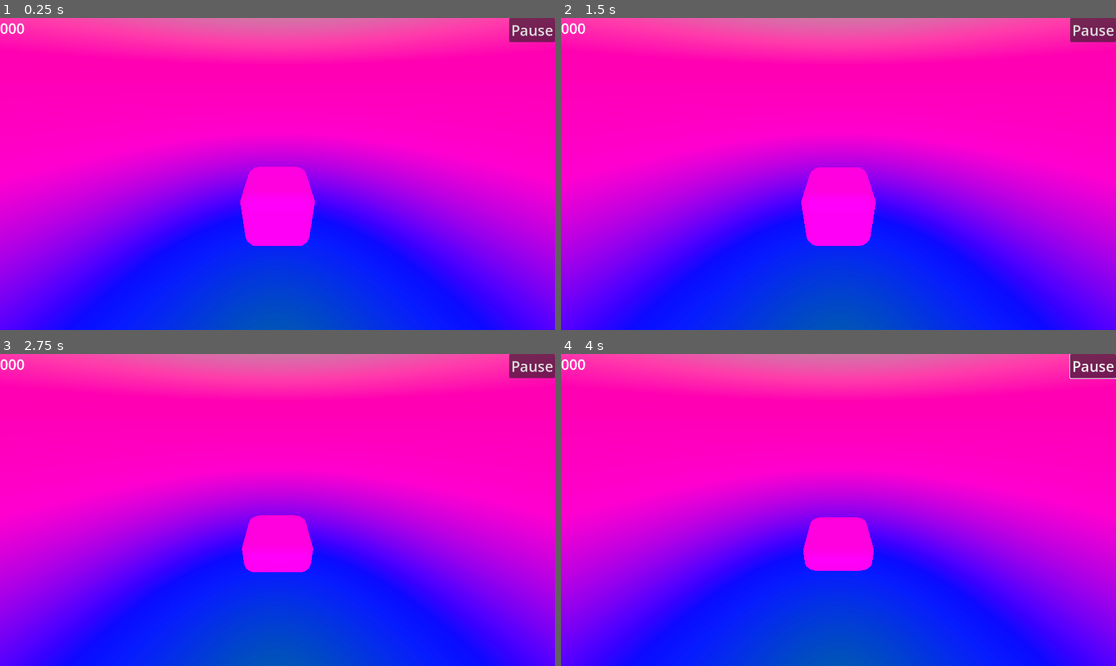
Above: before the commit, frames 1-4 (two rows, left to right).
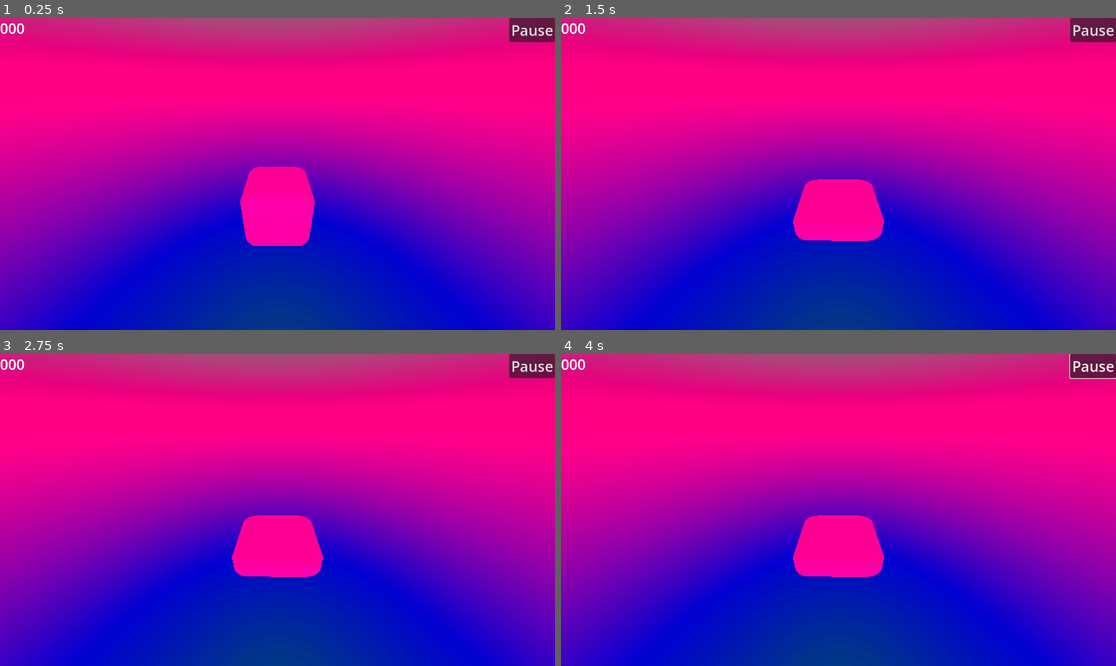
Above: after the commit, the same moments.

Repository: RajaUzaam/path
Game: Godot game, scene res://main.tscn
The game is run twice, just before and just after one commit, with the same random seed, the same clock (stepped at 60 frames per second) and the same inputs.
Inputs (mouse positions are in pixels of both pictures, inside the frame that each line leads up to):
- Up to frame 1 (0.25 s): no input
- Up to frame 2 (1.5 s): tap Enter (ui_accept) at 0.5 s; move the mouse to (960, 158) at 0.52 s; hold D (right) 0.53-1.28 s; hold S (roll) 0.53-1.28 s; click (960, 158) at 0.67 s; tap Space (jump) at 0.77 s; move the mouse to (727, 189) at 1.27 s; hold A (left) from 1.28 s (still down); tap S (roll) at 1.35 s
- Up to frame 3 (2.75 s): tap Space (jump) at 1.52 s; tap Enter (ui_accept) at 2 s; move the mouse to (333, 441) at 2.02 s; release A (left) at 2.03 s; hold D (right) from 2.03 s (still down); hold S (roll) from 2.03 s (still down)
- Up to frame 4 (4 s): release D (right) at 2.75 s; release S (roll) at 2.75 s; click (1093, 366) at 2.75 s, where only the run before the commit has a clickable "Pause"; move the mouse to (810, 572) at 3.52 s; hold D (right) from 3.53 s (still down); tap S (roll) at 3.6 s; click (810, 572) at 3.67 s

The runs differ from the first frame. In frame 1, 99% of the frame differs, in the area x 0-100%, y 0-100%; in frame 2, 99%; in frame 3, 99%; in frame 4, 99%.

Commit message:
Added Simple Data Save/Load System

Diff:
--- a/GV.gd
+++ b/GV.gd
@@ -1,4 +1,3 @@
 extends Node
 
-var game_speed = 0.05
-var score = 0
+var game_speed: float = 0.05
--- a/color_changer.gd
+++ b/color_changer.gd
@@ -12,8 +12,9 @@
 
 var hsv_color: Color
 
-const COLOR_MAX: float = 0.85
-const SATURATION_SCALE: float = 0.975  # reduce saturation (0.0–1.0)
+const COLOR_MAX: float = 0.875
+const SATURATION_SCALE: float = 1
+const VALUE_SCALE: float = 0.6875
 
 func _init(_color: Color = Color(0,0,0), _channel: String = "r", _dir: int = 1, _step: float = 0.01):
 	color = _color
@@ -22,11 +23,6 @@
 	step = _step
 
 func cycle(amount: float = step):
-	#var h: float = color.h
-	#var s: float = clamp(color.s * SATURATION_SCALE, 0.0, COLOR_MAX)
-	#var v: float = 0.5
-	#color = Color.from_hsv(color.h, clamp(color.s/SATURATION_SCALE, 0, 1), color.v, color.a)
-	#print("Current Color: ", color, "\tCurrent HSV: ", hsv_color)
 	match channel:
 		"r":
 			color.r = clamp(color.r + amount * direction, 0.0, COLOR_MAX)
@@ -49,15 +45,11 @@
 			elif color.b <= 0.0 and direction == -1:
 				_switch_channel("g", 1)
 
-	# 🔹 reduce saturation every cycle
-	#var h: float = color.h
-	#var s: float = clamp(color.s * SATURATION_SCALE, 0.0, 1)
-	#var v: float = 0.5
-	hsv_color = Color.from_hsv(color.h, color.s * SATURATION_SCALE, color.v, color.a)
+	hsv_color = Color.from_hsv(color.h, color.s * SATURATION_SCALE, color.v * VALUE_SCALE, color.a)
 
 func _switch_channel(new_channel: String, new_direction: int):
 	channel = new_channel
 	direction = new_direction
 
 func get_color() -> Color:
-	return color
+	return hsv_color
--- /dev/null
+++ b/data_handler.gd
@@ -0,0 +1,52 @@
+extends Node
+class_name DataHandler
+
+const save_path: String = 'user://data.cfg'
+
+# Primary Save/Load [NEEDED]
+func Save() -> void:
+	pass
+
+func Load() -> void:
+	var config: ConfigFile = ConfigFile.new()
+
+	var err = config.load(save_path)
+	if err != OK:
+		return
+
+	PD.high_score = config.get_value("Stats", "Highscore", 0)
+	PD.high_stopwatch_time = config.get_value("Stats", "HighStopwatchTime", 0.0)
+
+# Save Functions for User Configuration, Statistics and Setting [NEEDED]
+func ConfigSave() -> void:
+	pass
+
+func SettingsSave() -> void:
+	pass
+
+func StatsSave() -> void:
+	var config: ConfigFile = ConfigFile.new()
+
+	var err = config.load(save_path)
+	if err != OK:
+		config = ConfigFile.new()
+
+	config.set_value("Stats", "Highscore", max(PD.score, PD.high_score))
+	config.set_value("Stats", "HighStopwatchTime", max(PD.stopwatch_time, PD.high_stopwatch_time))
+
+	err = config.save(save_path)
+	if err != OK:
+		return
+	else:
+		print("Save Successful!")
+
+
+# Load Functions for User Configuration, Settings and, Stats [MIGHT NOT BE NEEDED]
+func ConfigLoad() -> void:
+	pass
+
+func SettingsLoad() -> void:
+	pass
+
+func StatsLoad() -> void:
+	pass
--- a/obstacle_control.gd
+++ b/obstacle_control.gd
@@ -6,3 +6,4 @@
 
 func onDeath() -> void:
 	print('You Died!')
+	DataHandler.new().StatsSave()
--- a/obstacle_gen.gd
+++ b/obstacle_gen.gd
@@ -1,27 +1,28 @@
 extends Node3D
 
-var obstacle_list = [
+var obstacle_list: Array[String] = [
 	"res://both_obstacle.tscn",
 	"res://jump_obstacle.tscn",
 	"res://normal_obstacle.tscn",
 	"res://roll_obstacle.tscn"
 	]
-var obstacle
+var obstacle: Area3D
 
 
-func _ready():
-	var randNum = randi_range(0, 4)-1
-	var obstacle_path = str(obstacle_list[randNum])
+func _ready() -> void:
+	var randNum: int = randi_range(0, 4)-1
+	var obstacle_path: String = str(obstacle_list[randNum])
 	obstacle = load(obstacle_path).instantiate()
 	add_child(obstacle)
 	obstacle.body_entered.connect(_on_obstacle_body_entered)
 
-func setColor(color: Color):
-	var newColor = ColorControl.new().get_triadic_colors(color)[2]
+func setColor(color: Color) -> void:
+	var newColor: Color = ColorControl.new().get_triadic_colors(color)[2]
 	for i in obstacle.get_children():
 		if i.has_meta('Mesh'):
 			ColorControl.new().setColor(newColor, i)
 
-func _on_obstacle_body_entered(body):
+func _on_obstacle_body_entered(body) -> void:
 	if body.name == 'Player':
 		ObstacleControl.new().onCollision()
+		get_tree().paused = true # TO BE CHANGED
--- /dev/null
+++ b/pd.gd
@@ -0,0 +1,16 @@
+extends Node
+
+# Persistent Data on Load
+func _ready():
+	DataHandler.new().Load()
+
+# Highest Stats
+var high_score: int = 0
+var high_stopwatch_time: float = 0
+
+# Current Stats
+var score: int = 0
+var stopwatch_time: float = 0
+
+# Player Configuration & Settings
+var player_name: String = ""
--- a/player.gd
+++ b/player.gd
@@ -87,4 +87,5 @@
 
 func checkBoundary() -> void:
 	if position.y <= -2.5:
-		print("You Died!")
+		ObstacleControl.new().onCollision()
+		get_tree().paused = true # LATER TO BE CHANGED
--- a/player.tscn
+++ b/player.tscn
@@ -164,7 +164,7 @@
 tracks/3/loop_wrap = true
 tracks/3/keys = {
 "handle_modes": PackedInt32Array(0, 0, 0),
-"points": PackedFloat32Array(0.5, -0.25, 0, 0.25, 0, 0.5, -0.25, 0, 0.25, 0, 0.5, -0.25, 0, 0.25, 0),
+"points": PackedFloat32Array(0.5, -0.25, 0, 0.25, 0, 0.438, -0.25, 0, 0.25, 0, 0.5, -0.25, 0, 0.25, 0),
 "times": PackedFloat32Array(0, 0.5, 1)
 }
 tracks/4/type = "bezier"
@@ -186,7 +186,7 @@
 tracks/5/loop_wrap = true
 tracks/5/keys = {
 "handle_modes": PackedInt32Array(0, 0, 0),
-"points": PackedFloat32Array(0.5, -0.25, 0, 0.25, 0, 0.5, -0.25, 0, 0.25, 0, 0.5, -0.25, 0, 0.25, 0),
+"points": PackedFloat32Array(0.5, -0.25, 0, 0.25, 0, 0.438, -0.25, 0, 0.25, 0, 0.5, -0.25, 0, 0.25, 0),
 "times": PackedFloat32Array(0, 0.5, 1)
 }
 
@@ -200,7 +200,7 @@
 tracks/0/loop_wrap = true
 tracks/0/keys = {
 "handle_modes": PackedInt32Array(0, 0, 0),
-"points": PackedFloat32Array(0.5, -0.25, 0, 0.25, 0, 0.5, -0.25, 0, 0.25, 0, 0.5, -0.25, 0, 0.25, 0),
+"points": PackedFloat32Array(0.5, -0.25, 0, 0.25, 0, 0.625, -0.25, 0, 0.25, 0, 0.5, -0.25, 0, 0.25, 0),
 "times": PackedFloat32Array(0, 0.5, 1)
 }
 tracks/1/type = "bezier"
@@ -222,7 +222,7 @@
 tracks/2/loop_wrap = true
 tracks/2/keys = {
 "handle_modes": PackedInt32Array(0, 0, 0),
-"points": PackedFloat32Array(0.5, -0.25, 0, 0.25, 0, 0.5, -0.25, 0, 0.25, 0, 0.5, -0.25, 0, 0.25, 0),
+"points": PackedFloat32Array(0.5, -0.25, 0, 0.25, 0, 0.625, -0.25, 0, 0.25, 0, 0.5, -0.25, 0, 0.25, 0),
 "times": PackedFloat32Array(0, 0.5, 1)
 }
 tracks/3/type = "bezier"
--- a/project.godot
+++ b/project.godot
@@ -18,6 +18,7 @@
 [autoload]
 
 GV="*res://GV.gd"
+PD="*res://pd.gd"
 
 [input]
 
--- a/score.gd
+++ b/score.gd
@@ -4,6 +4,6 @@
 
 func _on_body_entered(body):
 	if body.name == 'Player':
-		GV.score += 1
-		print('Score: ', GV.score)
+		PD.score += 1
+		print('Score: ', PD.score)
 		queue_free()
Not shown, added: data_handler.gd.uid
Not shown, added: pd.gd.uid
